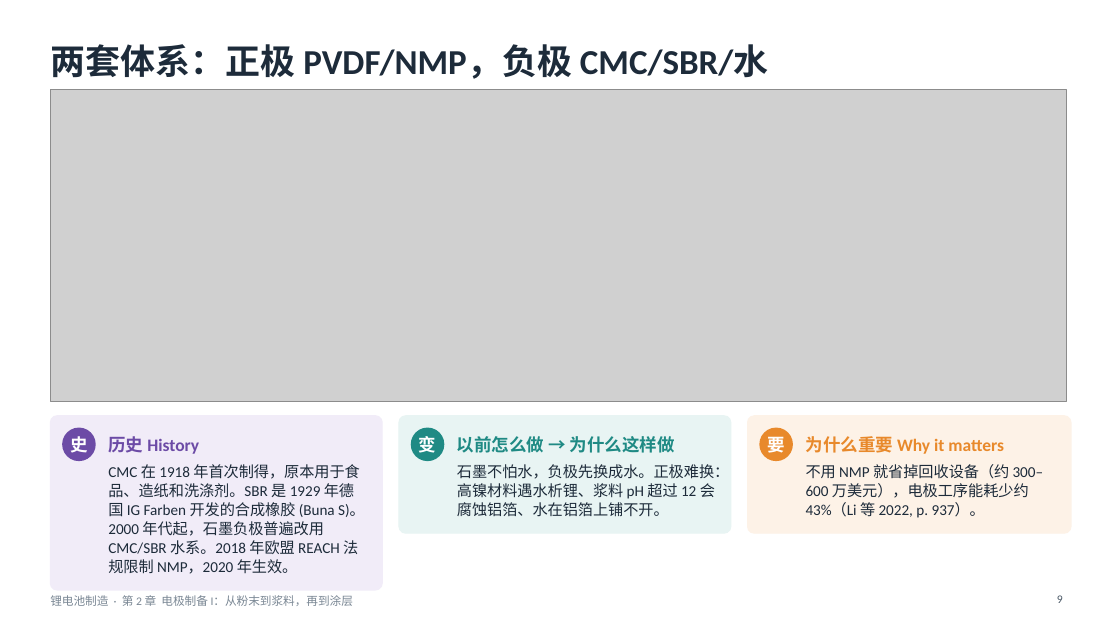
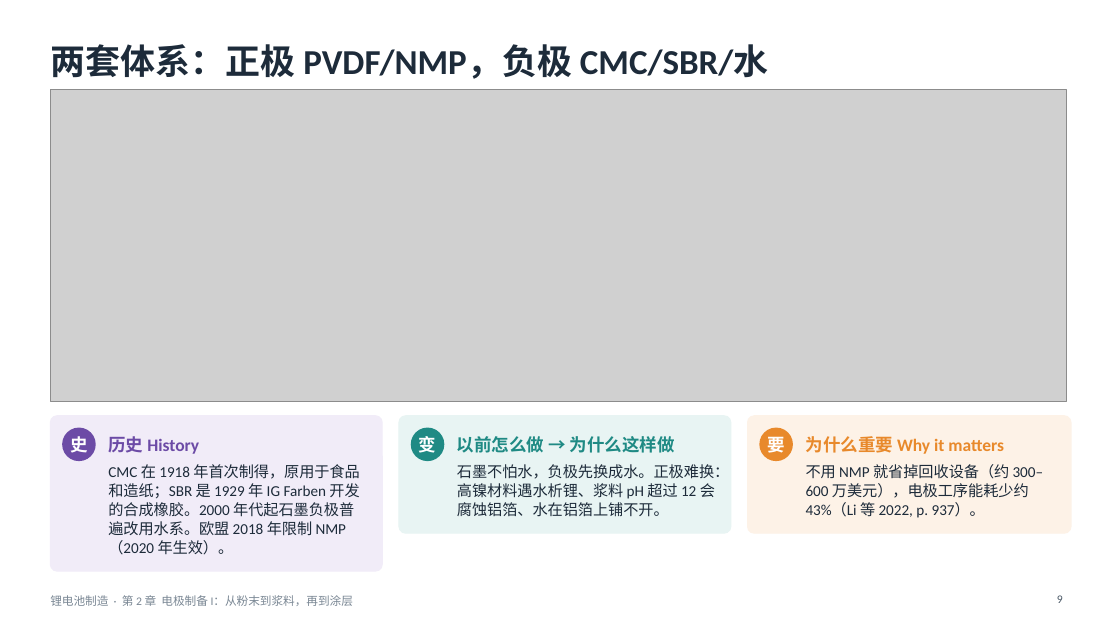
Before and after one commit to zhaoyuw44-lang/Trash, a slide deck: slide 9 of slides/decks/batmfg/batmfg_ch2.pptx. Drawn at 1120x630 pixels with LibreOffice and Linux fonts; fonts in the diff are those of the drawing; grey boxes stand for pictures. Boxes give left, top, right and bottom in pixels: in the first picture for what was removed or moved away, otherwise in the second. Text is boxed around its words. In the diff, an @@ line names an element or a change of style, - is before the commit and + after.

```diff
--- a/slides/decks/batmfg/batmfg_ch2.pptx
+++ b/slides/decks/batmfg/batmfg_ch2.pptx
@@ rounded rectangle: place and size @@
-rounded rectangle at [50, 416, 382, 590]
+rounded rectangle at [50, 416, 382, 571]
@@ rounded rectangle at [50, 416, 382, 571]: proportions changed @@
@@ text at [108, 464, 359, 555]: text changed @@
-CMC 在 1918 年首次制得，原本用于食品、造纸和洗涤剂。SBR 是 1929 年德国 IG Farben 开发的合成橡胶 (Buna S)。2000 年代起，石墨负极普遍改用 CMC/SBR 水系。2018 年欧盟 REACH 法规限制 NMP，2020 年生效。
+CMC 在 1918 年首次制得，原用于食品和造纸；SBR 是 1929 年 IG Farben 开发的合成橡胶。2000 年代起石墨负极普遍改用水系。欧盟 2018 年限制 NMP（2020 年生效）。
```
Also in this commit, not shown: 6 other slides changed, 9 other files.
